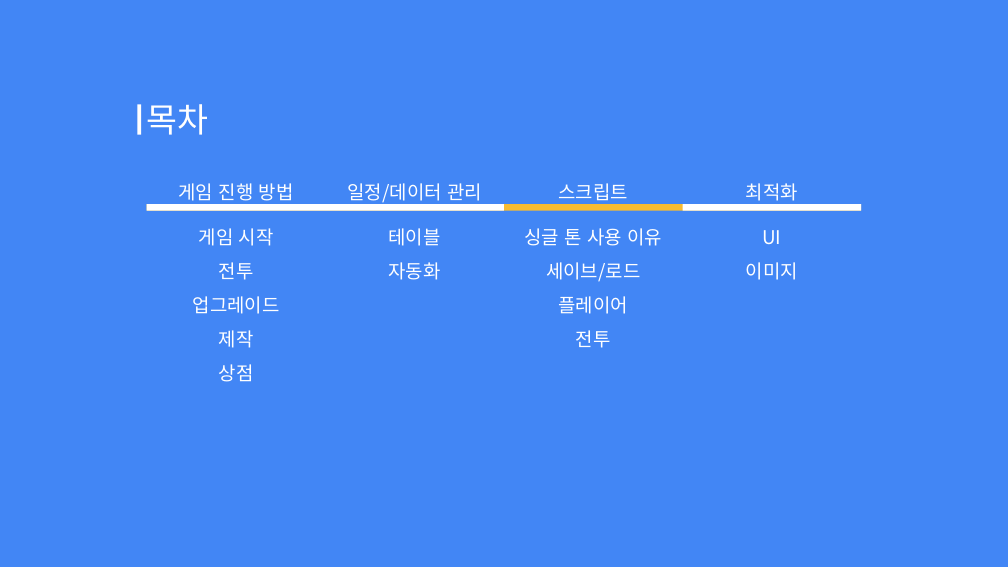
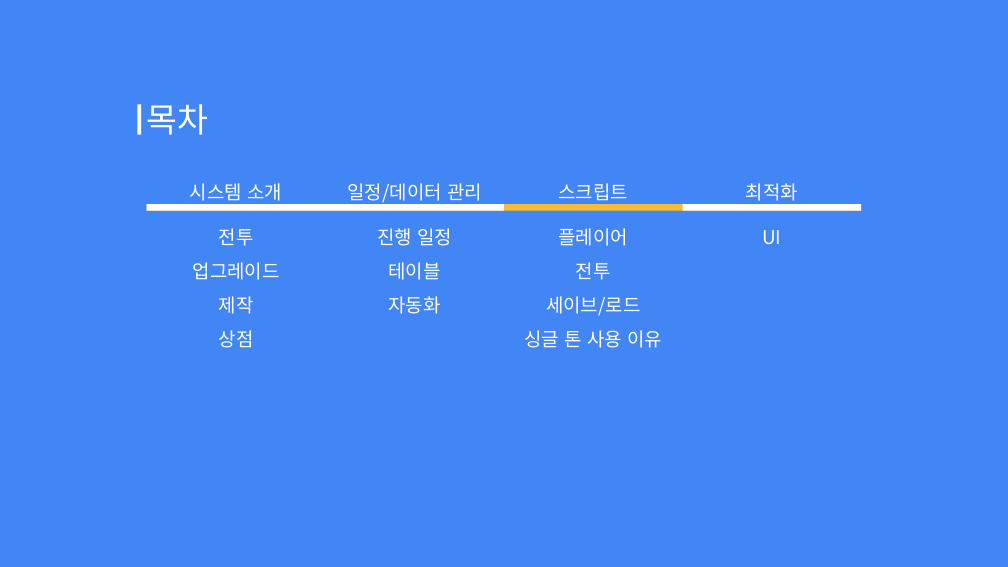
Before and after one commit to Hoyeom/CS-ClickerGame, a slide deck: slide 3 of Documents/TabHero.pptx. Drawn at 1008x567 pixels with LibreOffice and Linux fonts; fonts in the diff are those of the drawing. Boxes give left, top, right and bottom in pixels: in the first picture for what was removed or moved away, otherwise in the second. Text is boxed around its words. In the diff, an @@ line names an element or a change of style, - is before the commit and + after.

```diff
--- a/Documents/TabHero.pptx
+++ b/Documents/TabHero.pptx
@@ text at <box>190,183,282,205</box>: text changed @@
-게임 진행 방법
+시스템 소개
@@ text at <box>199,228,274,246</box>: paragraph removed @@
-게임 시작
@@ text at <box>377,228,452,246</box>: paragraph added @@
+진행 일정
@@ text at <box>525,228,662,282</box>: paragraphs removed @@
-싱글 톤 사용 이유
-세이브/로드
@@ text at <box>746,262,798,280</box>: paragraph removed @@
-이미지
@@ text at <box>525,296,662,348</box>: paragraphs added @@
+세이브/로드
+싱글 톤 사용 이유
```
Also in this commit, not shown: 1 other slide changed, 22 slides added, 1 slide removed, 14 other files.
